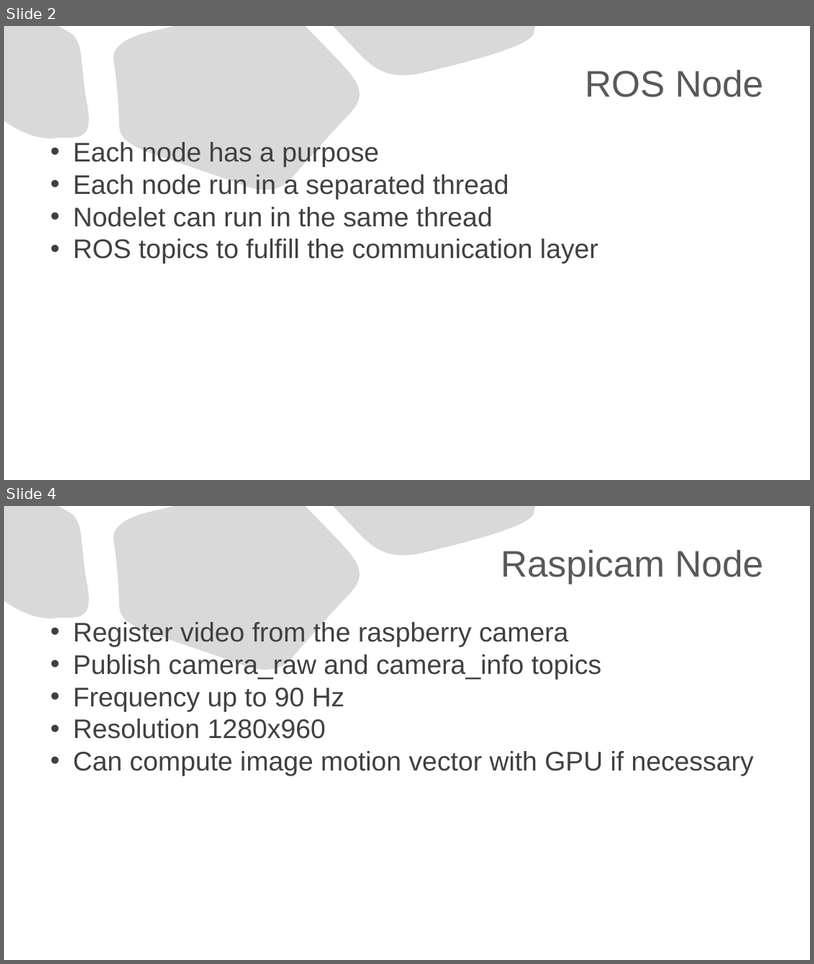
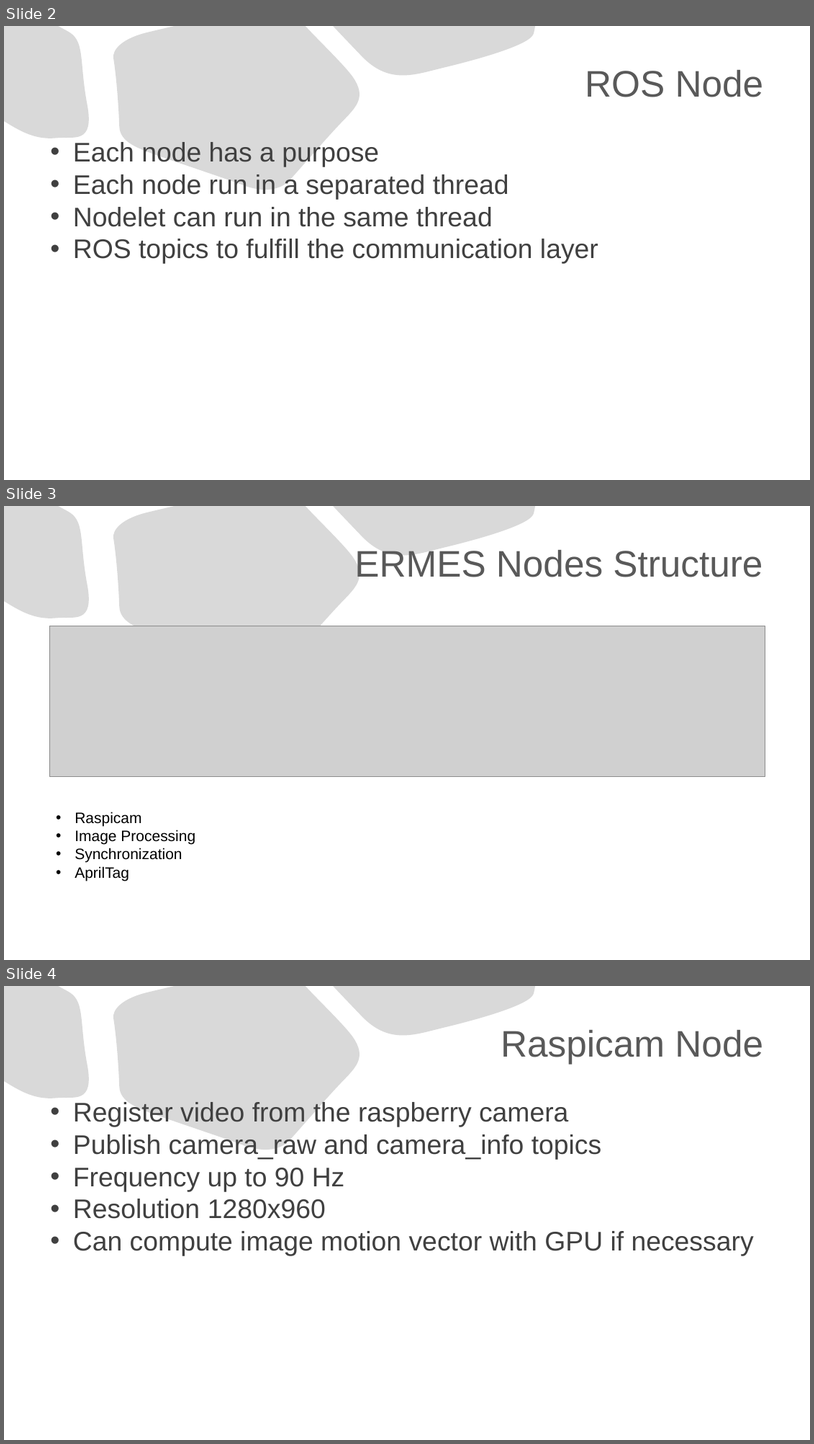
Before and after one commit to mirovix/Ermes, a slide deck: docs/20220218_riunione_prof_Branz.pptx. Shown one above the other, each under a label of ours: slides 2 and 4 before the commit, slides 2, 3 and 4 after it; the slides between them are not shown. The pictures are 814x964 and 814x1444 pixels, drawn with LibreOffice and Linux fonts; fonts in the diff are those of the drawing; grey boxes stand for pictures. Boxes give left, top, right and bottom in pixels: in the first picture for what was removed or moved away, otherwise in the second. Text is boxed around its words. In the diff, an @@ line names an element or a change of style, - is before the commit and + after.

```diff
--- a/docs/20220218_riunione_prof_Branz.pptx
+++ b/docs/20220218_riunione_prof_Branz.pptx
@@ slide 3 added at <box>4,506,810,960</box>, background #FFFFFF; not listed: 3 template elements that a slide beside it also shows @@
@@ title added at <box>355,550,763,577</box>, 44 pt, text #595959 @@
+ERMES Nodes Structure
@@ picture added at <box>49,626,765,777</box> @@
@@ text added at <box>75,811,196,880</box>, 18 pt, text #000000 @@
+• Raspicam
+• Image Processing
+• Synchronization
+• AprilTag
```
Also in this commit, not shown: 2 slides changed, 1 slide removed.
